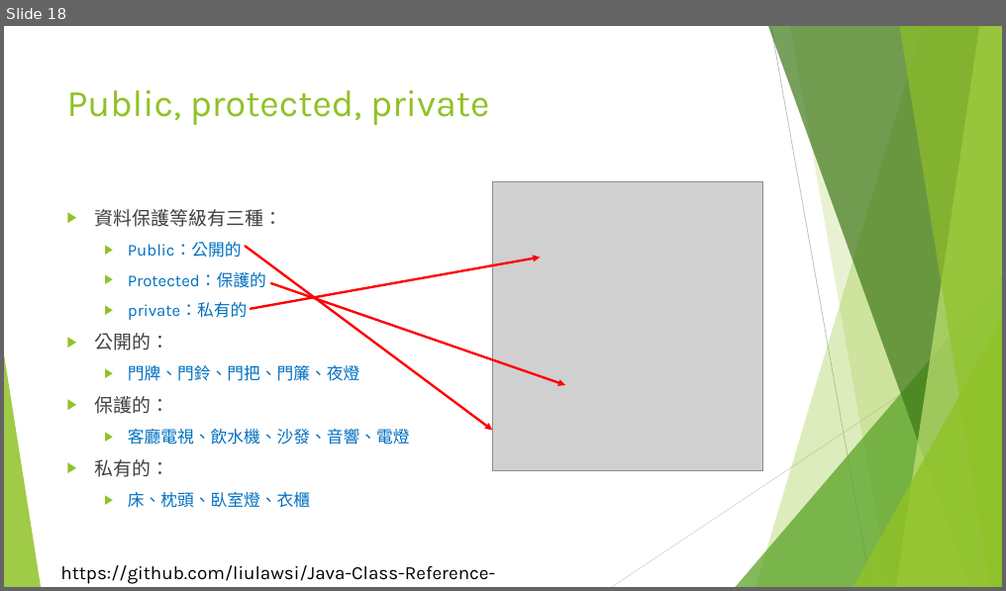
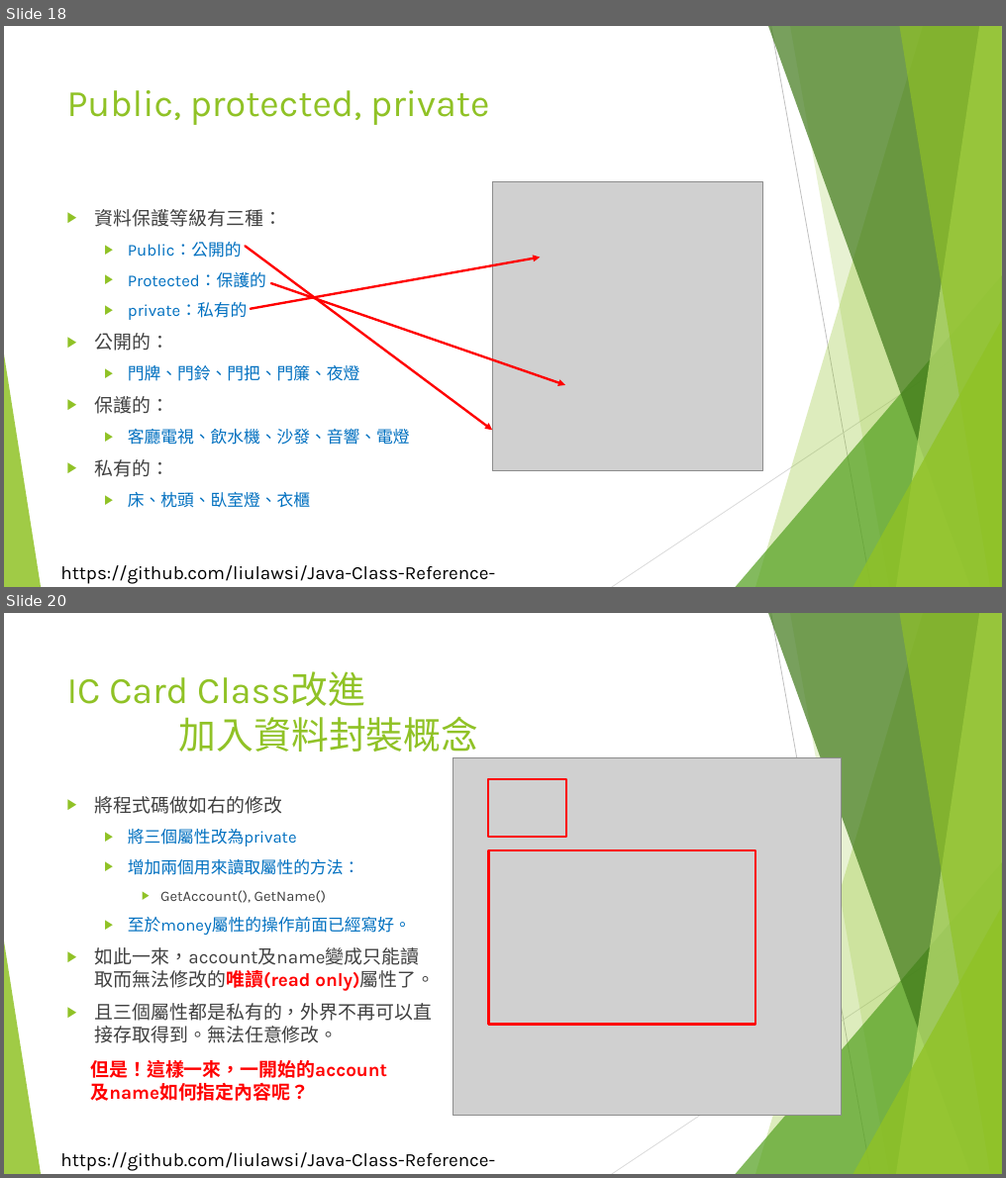
Before and after one commit to liulawsi/My_PPTs, a slide deck: LCC/Java/10_物件導向程式設計.pptx. Shown one above the other, each under a label of ours: slide 18 before the commit, slides 18 and 20 after it; the slides between them are not shown. The pictures are 1006x591 and 1006x1178 pixels, drawn with LibreOffice and Linux fonts; fonts in the diff are those of the drawing; grey boxes stand for pictures; background and template pictures are left out. Boxes give left, top, right and bottom in pixels: in the first picture for what was removed or moved away, otherwise in the second. Text is boxed around its words. In the diff, an @@ line names an element or a change of style, - is before the commit and + after.

```diff
--- a/LCC/Java/10_物件導向程式設計.pptx
+++ b/LCC/Java/10_物件導向程式設計.pptx
@@ slide 20 added at bbox=[4, 613, 1002, 1174], background #FFFFFF; not listed: 11 template elements that a slide beside it also shows @@
@@ title added at bbox=[67, 671, 478, 759], 36 pt, text #90C226 @@
+IC Card Class改進
+加入資料封裝概念
@@ picture added at bbox=[453, 759, 842, 1115] @@
@@ rectangle added at bbox=[488, 779, 567, 837], outline #FF0000 2.25 pt @@
@@ text added at bbox=[95, 796, 435, 1044], 18 pt, text #404040 @@
+▶ 將程式碼做如右的修改
+  ▶ 將三個屬性改為private
+  ▶ 增加兩個用來讀取屬性的方法：
+    ▶ GetAccount(), GetName()
+  ▶ 至於money屬性的操作前面已經寫好。
+▶ 如此一來，account及name變成只能讀取而無法修改的唯讀(read only)屬性了。
+▶ 且三個屬性都是私有的，外界不再可以直接存取得到。無法任意修改。
@@ rectangle added at bbox=[489, 851, 755, 1025], outline #FF0000 2.25 pt @@
@@ text added at bbox=[90, 1060, 387, 1078], 18 pt, text #FF0000, bold @@
+但是！這樣一來，一開始的account及name如何指定內容呢？
```
Also in this commit, not shown: 4 slides changed, 8 other slides added.
